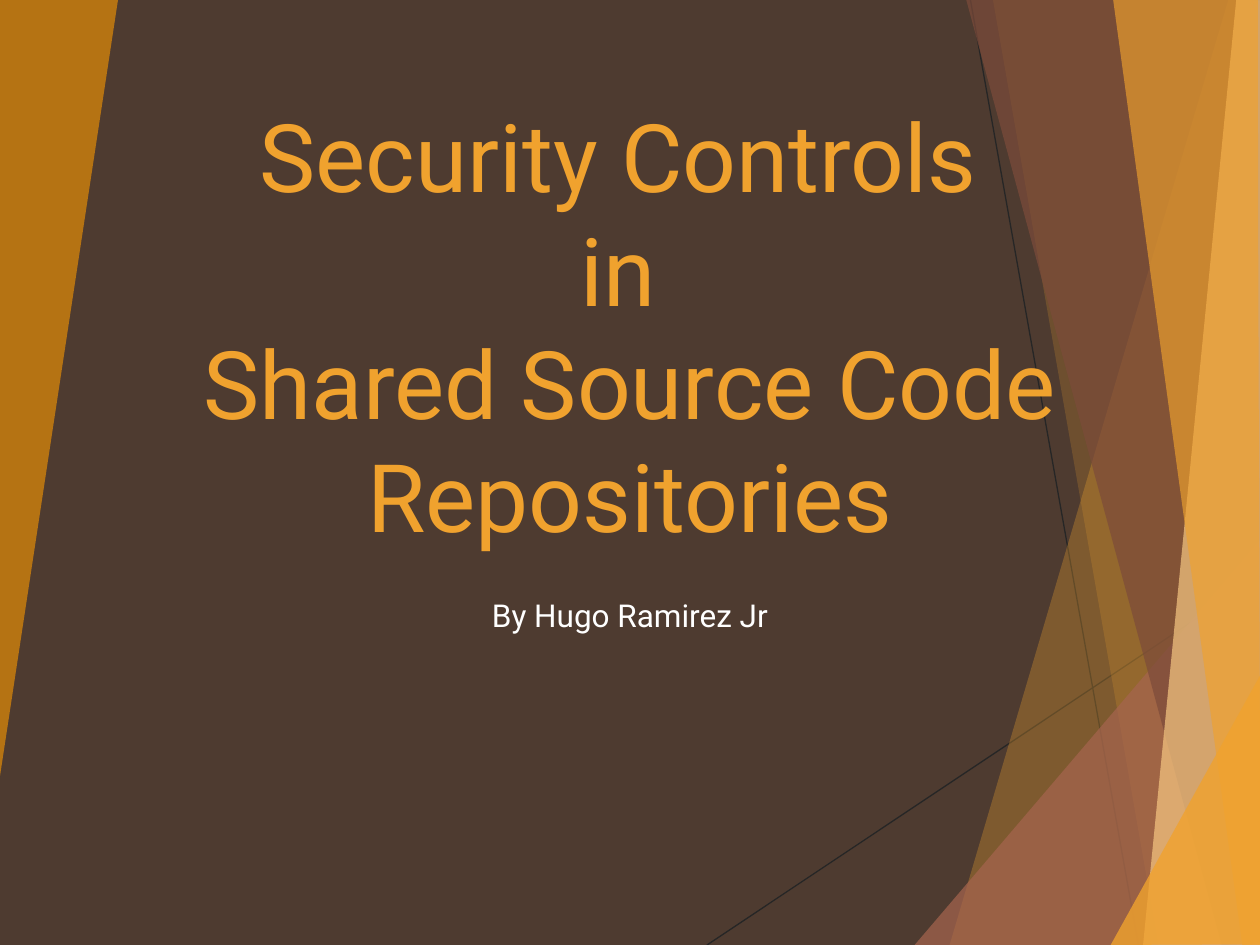
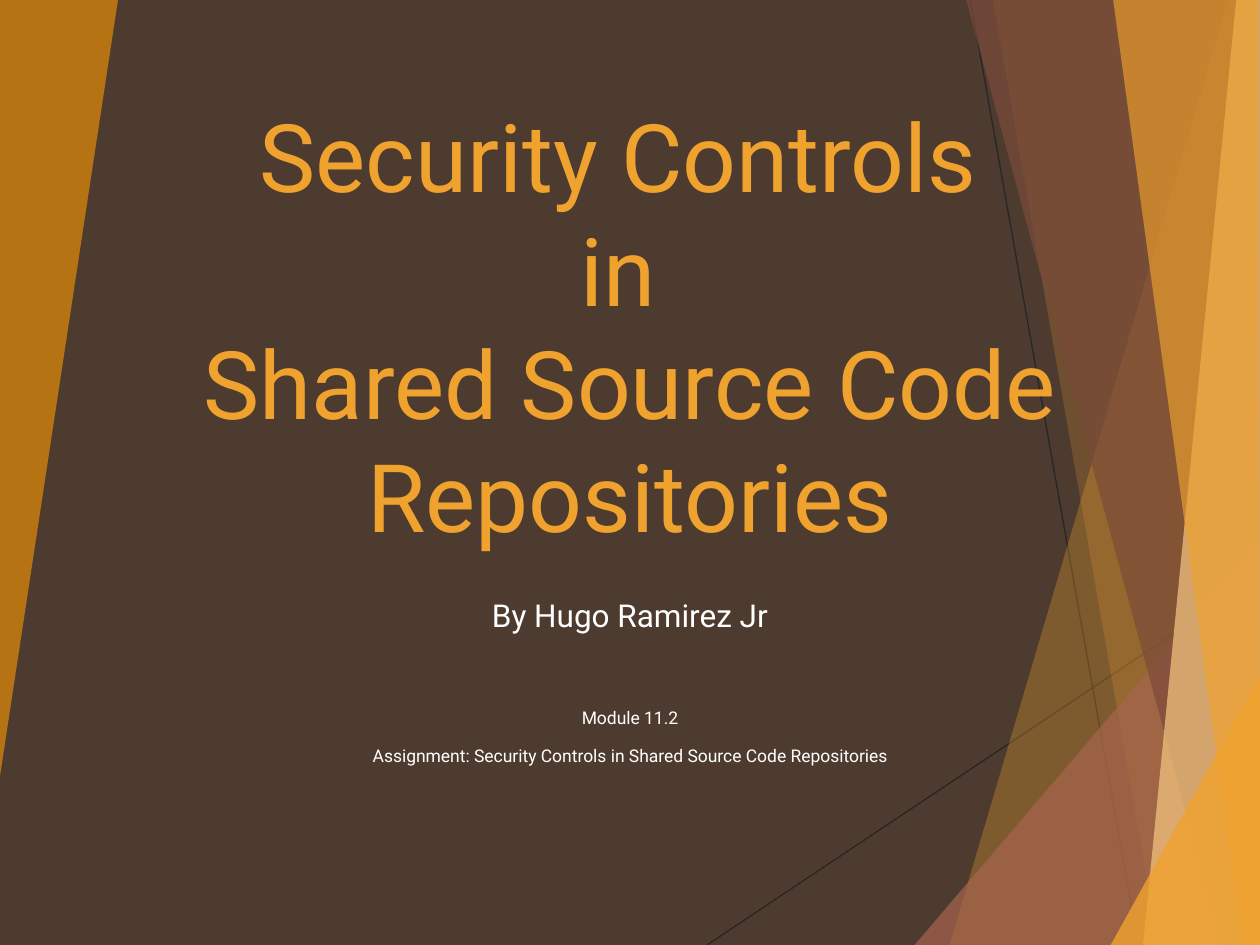
Before and after one commit to MrDangos/csd-380, a slide deck: slide 1 of module-11/Security Controls in Shared Source Code Repositories.pptx. Drawn at 1260x945 pixels with LibreOffice and Linux fonts; fonts in the diff are those of the drawing. Boxes give left, top, right and bottom in pixels: in the first picture for what was removed or moved away, otherwise in the second. Text is boxed around its words. In the diff, an @@ line names an element or a change of style, - is before the commit and + after.

Commit message:
Added assignment number on the first slide

```diff
--- a/module-11/Security Controls in Shared Source Code Repositories.pptx
+++ b/module-11/Security Controls in Shared Source Code Repositories.pptx
@@ subtitle at box(373, 711, 888, 766): paragraphs added @@
+Module 11.2
+Assignment: Security Controls in Shared Source Code Repositories
```
